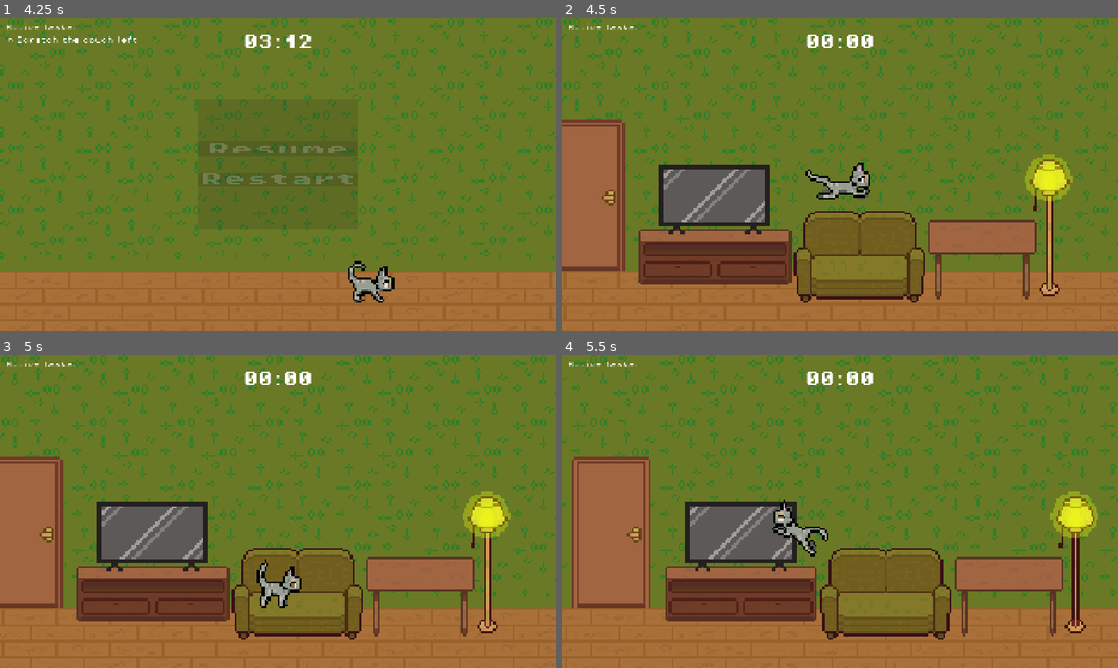
Above: before the commit, frames 1-4 (two rows, left to right).
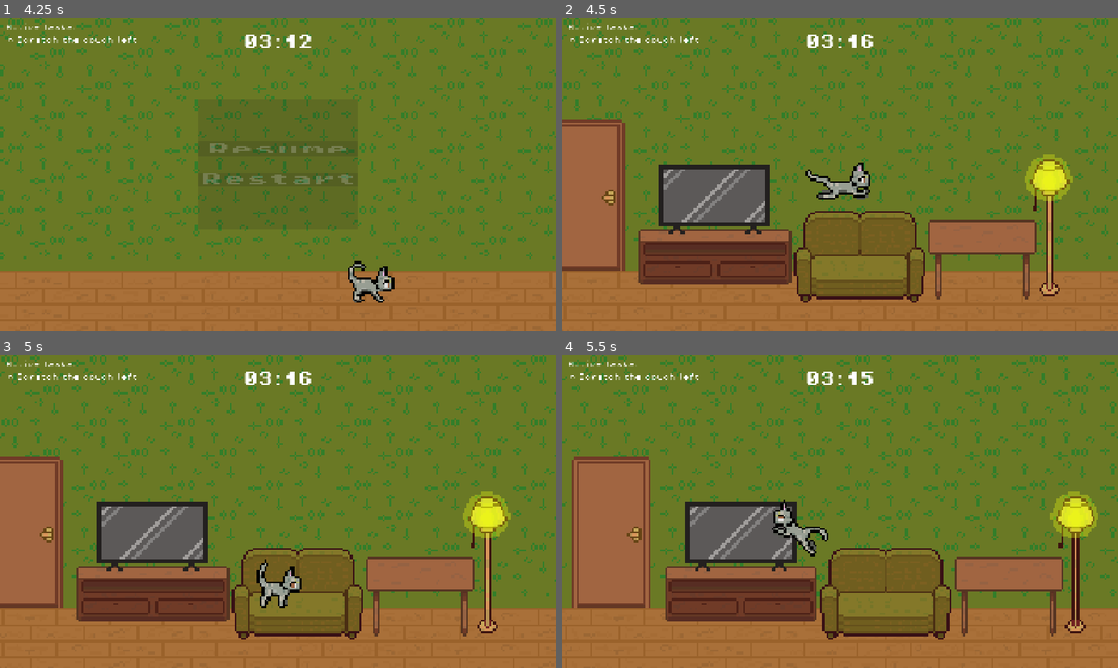
Above: after the commit, the same moments.

Repository: Treno1/NaughtyCat
Game: Godot game, scene res://scenes/lvl1.tscn
Two runs of this game, one before a commit and one after it. Both use one fixed random seed, a clock stepped at 60 frames per second and the inputs below.
Inputs:
- Up to frame 1 (4.25 s): hold D (move_right) 0.53-2.03 s; tap E (interact) every 0.75 s from 0.6 to 3.6 s; tap Space (jump) at 0.77, 1.52, 3.02, 3.77 s; hold A (move_left) 2.03-2.78 s; hold D (move_right) from 2.78 s (still down); tap Escape (esc) at 4.15 s
- Up to frame 2 (4.5 s): release D (move_right) at 4.25 s; click "Restart" at 4.25 s
- Up to frame 3 (5 s): no input
- Up to frame 4 (5.5 s): tap Enter at 5 s; hold A (move_left) from 5.03 s (still down); tap E (interact) at 5.1 s; tap Space (jump) at 5.27 s

Frame 1 is identical in both runs. In frame 2, 0.3% of the frame differs, in the area x 1-56%, y 5-10%; in frame 3, 0.3%; in frame 4, 0.3%.

Commit message:
Pause menu restart

Diff:
--- a/scripts/game_manager.gd
+++ b/scripts/game_manager.gd
@@ -1,12 +1,17 @@
 extends Node
 
-var pending := 3
+var _total_pending := 3
+var pending := _total_pending
 var _player: CatPlayer = null
 var _ingame_ui: IngameUI = null
 var _level_data: LevelData = null
 
 var _task_trackers: Array[TaskTracker]
 var _tasks_left := 0
+
+func restart_level() -> void:
+	pending = _total_pending
+	get_tree().reload_current_scene()
 
 func _on_system_ready() -> void:
 	pending -= 1
--- a/scripts/pause_menu.gd
+++ b/scripts/pause_menu.gd
@@ -30,7 +30,7 @@
 
 func _on_restart_pressed() -> void:
 	resume()
-	get_tree().reload_current_scene()
+	GameManager.restart_level()
 
 
 func _process(_delta: float) -> void:
